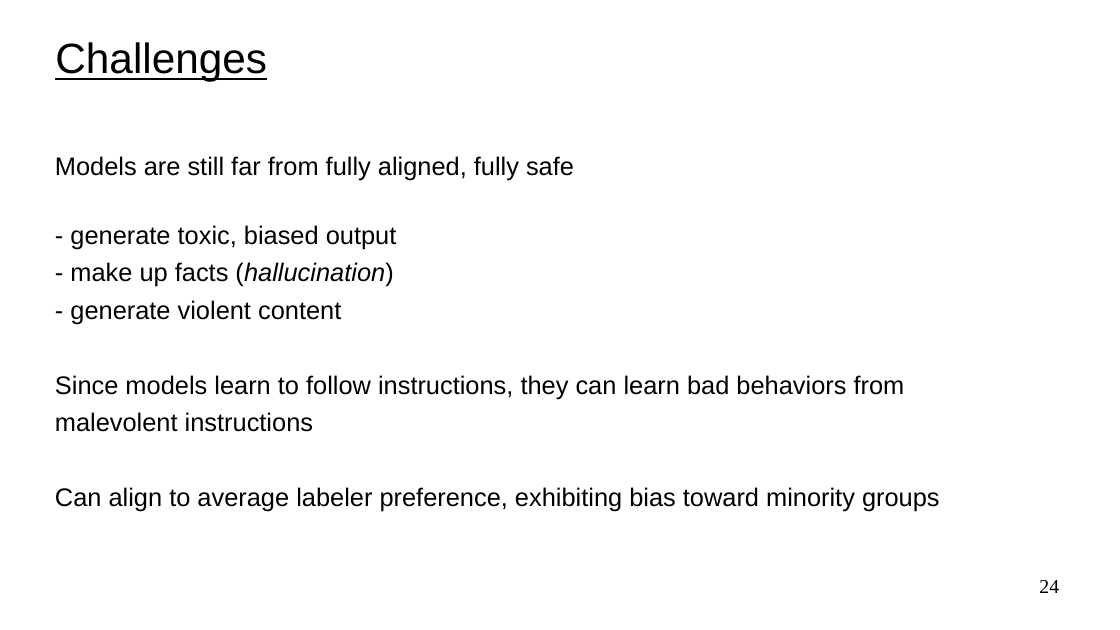
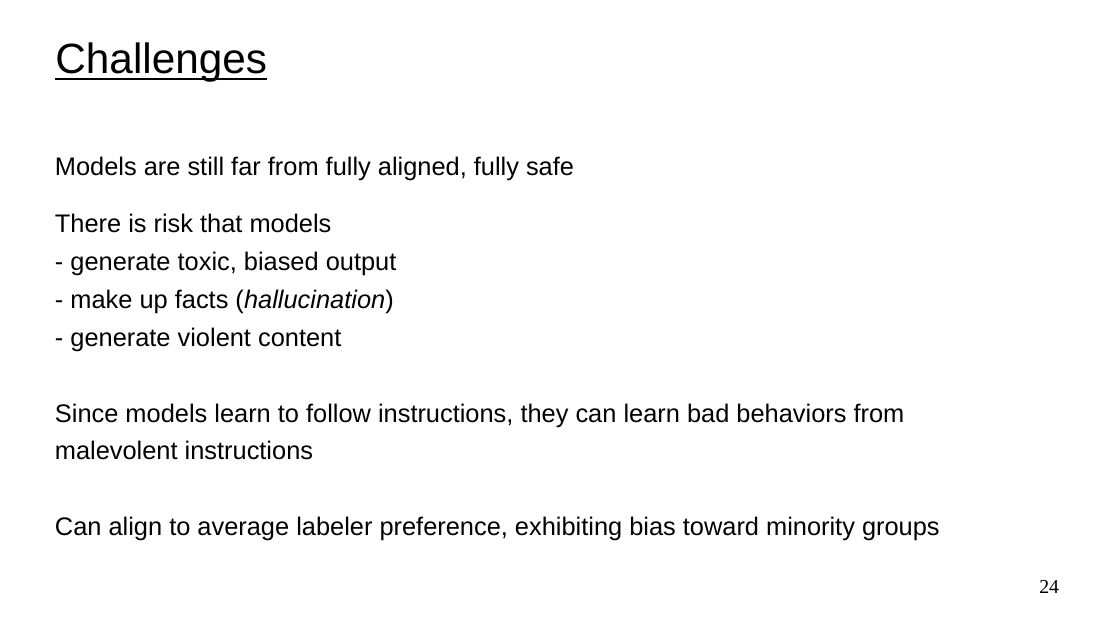
Before and after one commit to UVADS/reinforcement_learning_online_msds, a slide deck: slide 24 of 11_rl_human_feedback/rlhf.ppt. Drawn at 1120x630 pixels with LibreOffice and Linux fonts; fonts in the diff are those of the drawing. Boxes give left, top, right and bottom in pixels: in the first picture for what was removed or moved away, otherwise in the second. Text is boxed around its words. In the diff, an @@ line names an element or a change of style, - is before the commit and + after.

```diff
--- a/11_rl_human_feedback/rlhf.ppt
+++ b/11_rl_human_feedback/rlhf.ppt
@@ text at box(55, 156, 574, 233): text changed @@
-Models are still far from fully aligned, fully safe
+Models are still far from fully aligned, fully safe
+There is risk that models
```
Also in this commit, not shown: 2 other slides changed, 1 other file.
